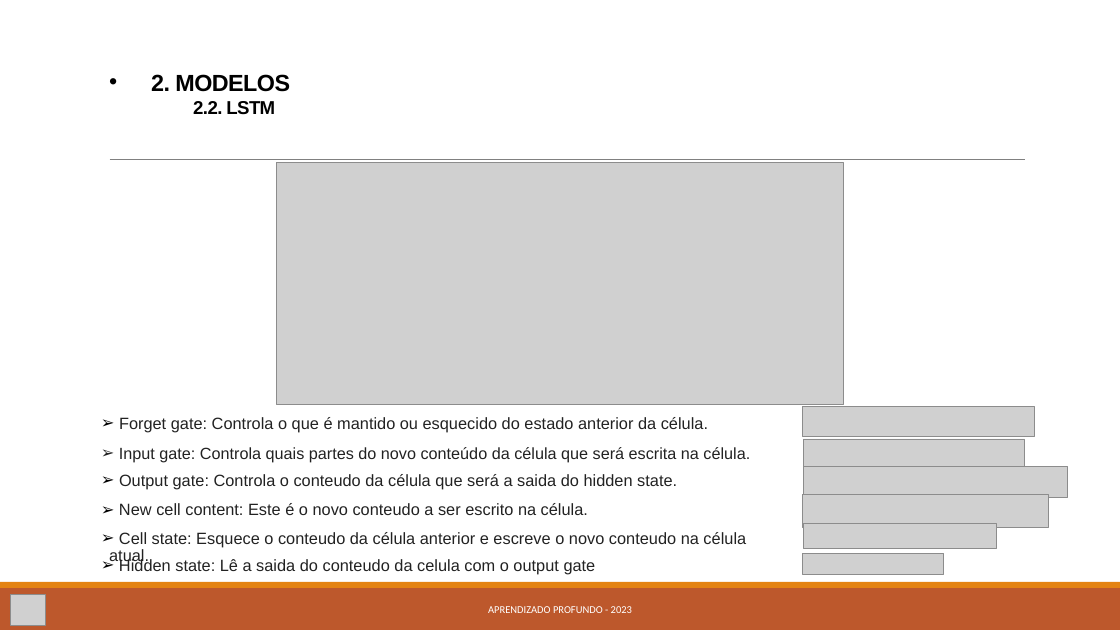
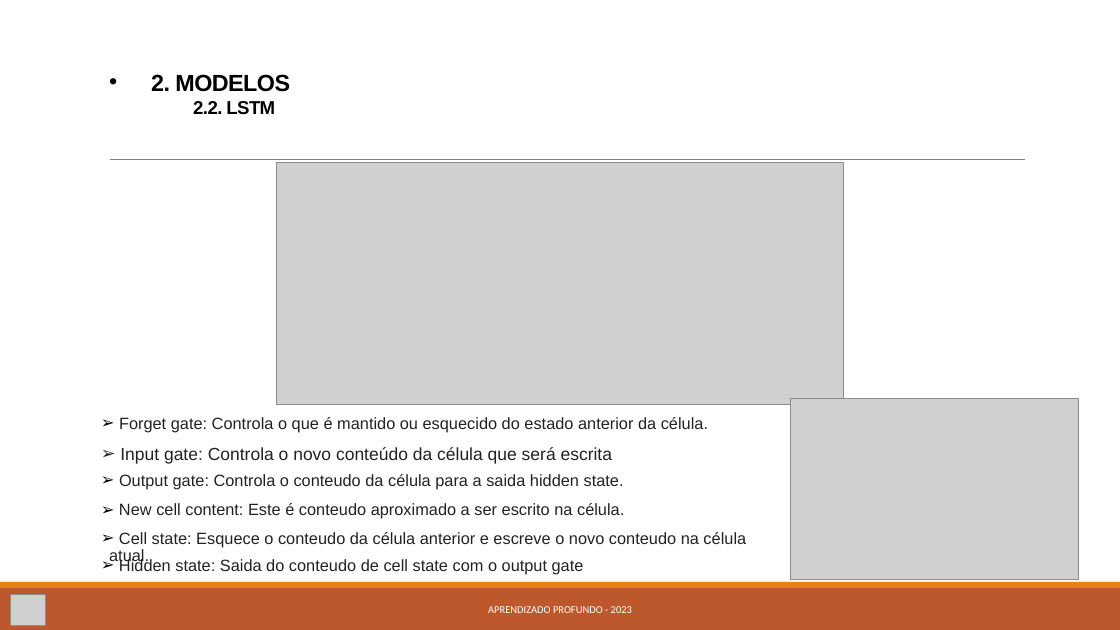
Before and after one commit to kevinsrq/data_augmentation, a slide deck: slide 6 of Apresentação.pptx. Drawn at 1120x630 pixels with LibreOffice and Linux fonts; fonts in the diff are those of the drawing; grey boxes stand for pictures. Boxes give left, top, right and bottom in pixels: in the first picture for what was removed or moved away, otherwise in the second. Text is boxed around its words. In the diff, an @@ line names an element or a change of style, - is before the commit and + after.

```diff
--- a/Apresentação.pptx
+++ b/Apresentação.pptx
@@ picture added at box(791, 398, 1080, 579) @@
@@ picture removed at box(802, 407, 1034, 436) @@
@@ text at box(120, 447, 612, 464): text changed; size 13.9 to 15 pt @@
-➢ Input gate: Controla quais partes do novo conteúdo da célula que será escrita na célula.
+➢ Input gate: Controla o novo conteúdo da célula que será escrita
@@ picture removed at box(803, 439, 1025, 468) @@
@@ text at box(119, 474, 624, 490): text changed @@
-➢ Output gate: Controla o conteudo da célula que será a saida do hidden state.
+➢ Output gate: Controla o conteudo da célula para a saida hidden state.
@@ picture removed at box(803, 466, 1068, 498) @@
@@ text at box(119, 503, 624, 519): text changed @@
-➢ New cell content: Este é o novo conteudo a ser escrito na célula.
+➢ New cell content: Este é conteudo aproximado a ser escrito na célula.
@@ picture removed at box(802, 495, 1049, 528) @@
@@ picture removed at box(803, 524, 996, 549) @@
@@ text at box(119, 557, 584, 574): text changed @@
-➢ Hidden state: Lê a saida do conteudo da celula com o output gate
+➢ Hidden state: Saida do conteudo de cell state com o output gate
@@ picture removed at box(802, 553, 944, 574) @@
```
Also in this commit, not shown: 8 other slides changed.
